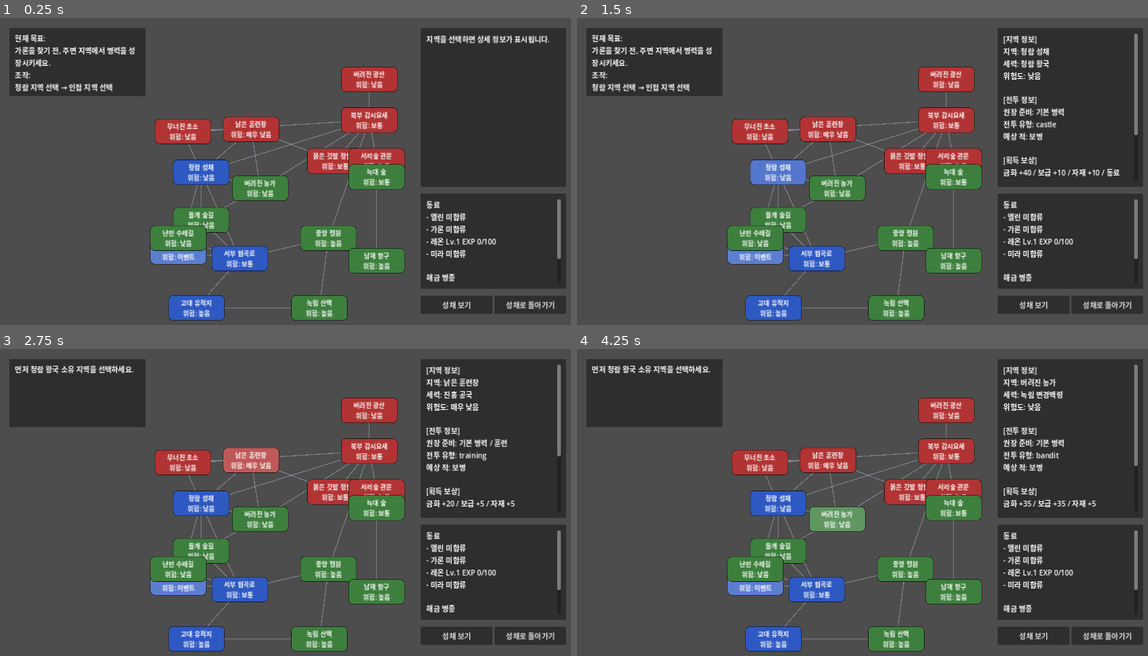
Above: before the commit, frames 1-4 (two rows, left to right).
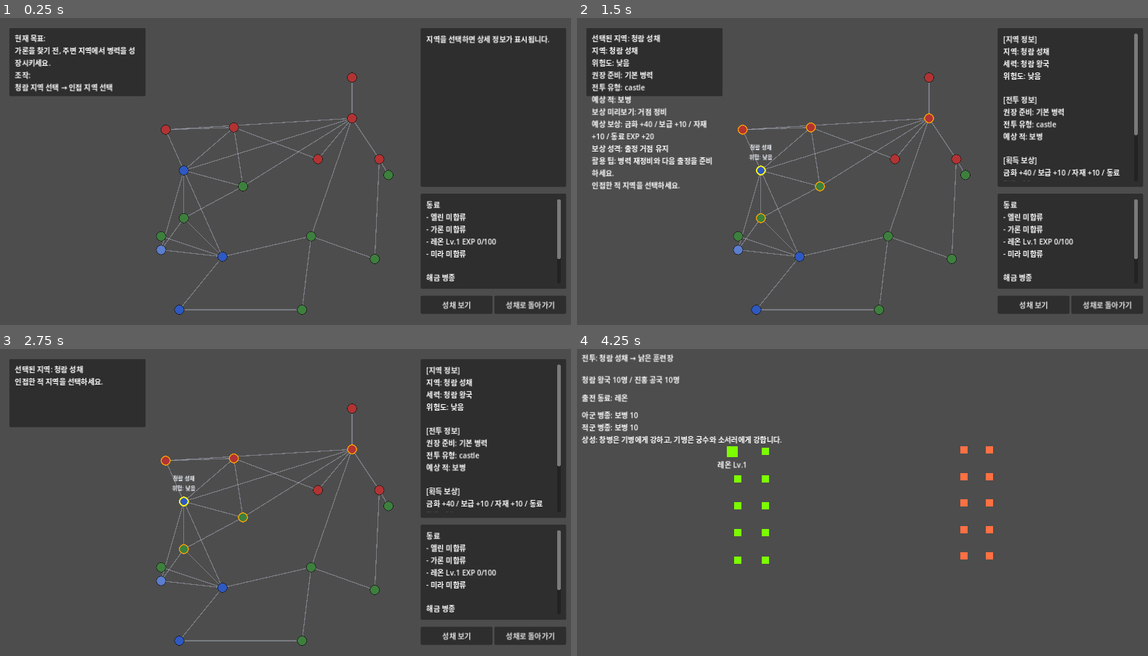
Above: after the commit, the same moments.

Repository: yogitobi31/season-of-warlords
Game: Godot game, scene res://scenes/WorldMap.tscn
Two runs of this game, one before a commit and one after it. Both use one fixed random seed, a clock stepped at 60 frames per second and the inputs below. This scene is started directly instead of the project's main scene.
Inputs (mouse positions are in pixels of both pictures, inside the frame that each line leads up to):
- Up to frame 1 (0.25 s): no input
- Up to frame 2 (1.5 s): click (776, 171) at 0.5 s, where only the run before the commit has a clickable "청람 성채 위험: 낮음"; click (759, 171) at 1.25 s, where only the run after the commit has a clickable "★"
- Up to frame 3 (2.75 s): click (251, 459) at 2 s, where only the run before the commit has a clickable "낡은 훈련장 위험: 매우 낮음"
- Up to frame 4 (4.25 s): click (811, 459) at 2.75 s, where only the run after the commit has a clickable "★"; click (839, 517) at 3.5 s, where only the run before the commit has a clickable "버려진 농가 위험: 낮음"

The runs differ from the first frame. In frame 1, 13% of the frame differs, in the area x 26-71%, y 15-99%; in frame 2, 16%; in frame 3, 14%; in frame 4, 41%, in the area x 0-100%, y 1-99%.

Commit message:
Refactor world map region nodes into compact markers

Diff:
--- a/scripts/RegionNode.gd
+++ b/scripts/RegionNode.gd
@@ -2,29 +2,74 @@
 class_name RegionNode
 
 signal region_clicked(region_id: String)
+signal region_hovered(region_id: String, active: bool)
 
 @export var region_id: String = ""
 @export var region_name: String = ""
 @export var owner_faction: int = 0
 @export var adjacent_regions: Array = []
 
-const REGION_SIZE := Vector2(124, 56)
+const CLICK_SIZE: Vector2 = Vector2(48, 48)
+const MARKER_SIZE: Vector2 = Vector2(22, 22)
+const LABEL_OFFSET_Y: float = -38.0
 
 var is_selected: bool = false
 var is_attackable: bool = false
 var is_rumor_target: bool = false
 var danger_text: String = ""
+var is_hovered: bool = false
+
+var marker_panel: Panel
+var name_label: Label
+var rumor_label: Label
 
 func _ready() -> void:
-	# MVP 단계에서는 Area2D보다 Button이 클릭 동작을 확인하기 훨씬 쉽습니다.
-	# Godot 4.6에서 pressed 신호를 사용해 확실하게 클릭 이벤트를 받습니다.
-	custom_minimum_size = REGION_SIZE
-	size = REGION_SIZE
+	custom_minimum_size = CLICK_SIZE
+	size = CLICK_SIZE
 	focus_mode = Control.FOCUS_NONE
 	mouse_filter = Control.MOUSE_FILTER_STOP
+	flat = true
+	text = ""
+	clip_text = false
 	if not pressed.is_connected(_on_pressed):
 		pressed.connect(_on_pressed)
+	if not mouse_entered.is_connected(_on_mouse_entered):
+		mouse_entered.connect(_on_mouse_entered)
+	if not mouse_exited.is_connected(_on_mouse_exited):
+		mouse_exited.connect(_on_mouse_exited)
+	_setup_children()
 	update_visual()
+
+func _setup_children() -> void:
+	if marker_panel == null:
+		marker_panel = Panel.new()
+		marker_panel.mouse_filter = Control.MOUSE_FILTER_IGNORE
+		marker_panel.position = (CLICK_SIZE - MARKER_SIZE) * 0.5
+		marker_panel.size = MARKER_SIZE
+		add_child(marker_panel)
+
+	if rumor_label == null:
+		rumor_label = Label.new()
+		rumor_label.mouse_filter = Control.MOUSE_FILTER_IGNORE
+		rumor_label.text = "★"
+		rumor_label.add_theme_color_override("font_color", Color(1.0, 0.92, 0.25))
+		rumor_label.add_theme_font_size_override("font_size", 14)
+		rumor_label.position = Vector2(CLICK_SIZE.x - 14.0, 1.0)
+		rumor_label.visible = false
+		add_child(rumor_label)
+
+	if name_label == null:
+		name_label = Label.new()
+		name_label.mouse_filter = Control.MOUSE_FILTER_IGNORE
+		name_label.horizontal_alignment = HORIZONTAL_ALIGNMENT_CENTER
+		name_label.autowrap_mode = TextServer.AUTOWRAP_OFF
+		name_label.size = Vector2(170, 34)
+		name_label.position = Vector2((CLICK_SIZE.x - name_label.size.x) * 0.5, LABEL_OFFSET_Y)
+		name_label.visible = false
+		name_label.add_theme_font_size_override("font_size", 12)
+		name_label.add_theme_color_override("font_color", Color(0.95, 0.97, 1.0))
+		name_label.add_theme_constant_override("line_spacing", 1)
+		add_child(name_label)
 
 func setup(id: String, display_name: String, faction_id: int, neighbors: Array) -> void:
 	region_id = id
@@ -55,39 +100,14 @@
 	update_visual()
 
 func update_visual() -> void:
-	custom_minimum_size = REGION_SIZE
-	size = REGION_SIZE
+	custom_minimum_size = CLICK_SIZE
+	size = CLICK_SIZE
+	text = ""
 
-	var status_line: String = ""
-	if is_rumor_target:
-		status_line = "★소문"
-	elif danger_text != "":
-		status_line = "위험: %s" % danger_text
-	else:
-		status_line = ""
-
-	text = region_name
-	if status_line != "":
-		text += "\n%s" % status_line
+	if marker_panel == null or name_label == null or rumor_label == null:
+		return
 
 	var base_color: Color = Color.DIM_GRAY
-	if typeof(GameState) != TYPE_NIL:
-		base_color = GameState.FACTION_COLORS.get(owner_faction, Color.DIM_GRAY)
-
-	var border_color: Color = Color(0.08, 0.08, 0.08)
-	var border_width: int = 1
-	if is_selected:
-		border_color = Color(1.0, 0.95, 0.1)
-		border_width = 3
-	elif is_attackable:
-		border_color = Color(1.0, 0.65, 0.0)
-		border_width = 3
-
-	if is_rumor_target:
-		border_color = Color(1.0, 0.9, 0.2)
-		if border_width < 3:
-			border_width = 3
-
 	if owner_faction == GameState.PLAYER_FACTION:
 		base_color = Color(0.18, 0.35, 0.76)
 	elif owner_faction == GameState.CRIMSON_DUCHY_FACTION:
@@ -98,30 +118,55 @@
 	if danger_text == "이벤트":
 		base_color = base_color.lightened(0.22)
 
-	var normal_style: StyleBoxFlat = StyleBoxFlat.new()
-	normal_style.bg_color = base_color
-	normal_style.border_color = border_color
-	normal_style.set_border_width_all(border_width)
-	normal_style.set_corner_radius_all(10)
+	var border_color: Color = Color(0.08, 0.08, 0.08)
+	var border_width: int = 1
+	if is_attackable:
+		border_color = Color(1.0, 0.65, 0.0)
+		border_width = 2
+	if is_selected:
+		border_color = Color(1.0, 0.95, 0.1)
+		border_width = 3
+	if is_rumor_target:
+		border_color = Color(1.0, 0.9, 0.2)
+		if border_width < 3:
+			border_width = 3
 
-	var hover_style: StyleBoxFlat = normal_style.duplicate() as StyleBoxFlat
-	hover_style.bg_color = base_color.lightened(0.18)
+	var marker_style: StyleBoxFlat = StyleBoxFlat.new()
+	marker_style.bg_color = base_color
+	marker_style.border_color = border_color
+	marker_style.set_border_width_all(border_width)
+	marker_style.set_corner_radius_all(11)
+	marker_panel.add_theme_stylebox_override("panel", marker_style)
 
-	var pressed_style: StyleBoxFlat = normal_style.duplicate() as StyleBoxFlat
-	pressed_style.bg_color = base_color.darkened(0.18)
+	var hover_style: StyleBoxFlat = StyleBoxFlat.new()
+	hover_style.bg_color = Color(0, 0, 0, 0)
+	hover_style.border_color = Color(1.0, 1.0, 1.0, 0.32)
+	hover_style.set_border_width_all(1)
+	hover_style.set_corner_radius_all(8)
+	add_theme_stylebox_override("hover", hover_style)
+	add_theme_stylebox_override("normal", StyleBoxEmpty.new())
+	add_theme_stylebox_override("pressed", StyleBoxEmpty.new())
+	add_theme_stylebox_override("focus", StyleBoxEmpty.new())
 
-	add_theme_stylebox_override("normal", normal_style)
-	add_theme_stylebox_override("hover", hover_style)
-	add_theme_stylebox_override("pressed", pressed_style)
-	add_theme_stylebox_override("focus", normal_style)
-	add_theme_color_override("font_color", Color.WHITE)
-	add_theme_color_override("font_hover_color", Color.WHITE)
-	add_theme_color_override("font_pressed_color", Color.WHITE)
-	add_theme_color_override("font_focus_color", Color.WHITE)
-	add_theme_font_size_override("font_size", 14)
-	add_theme_constant_override("line_spacing", 2)
-	text_overrun_behavior = TextServer.OVERRUN_NO_TRIMMING
+	rumor_label.visible = is_rumor_target
+	name_label.visible = is_hovered or is_selected or is_rumor_target
+	if name_label.visible:
+		var label_text: String = region_name
+		if danger_text != "":
+			label_text += "\n위험: %s" % danger_text
+		name_label.text = label_text
+
+	# 향후 줌 단계가 추가되면 여기에서 라벨 표시 조건을 확대/축소 비율 기반으로 분기합니다.
 
 func _on_pressed() -> void:
-	print("Region clicked: ", region_id, " / ", region_name)
 	emit_signal("region_clicked", region_id)
+
+func _on_mouse_entered() -> void:
+	is_hovered = true
+	update_visual()
+	emit_signal("region_hovered", region_id, true)
+
+func _on_mouse_exited() -> void:
+	is_hovered = false
+	update_visual()
+	emit_signal("region_hovered", region_id, false)
--- a/scripts/WorldMap.gd
+++ b/scripts/WorldMap.gd
@@ -8,7 +8,7 @@
 const COMPANION_PANEL_SIZE: Vector2 = Vector2(320, 210)
 const MAP_AREA_POS: Vector2 = Vector2(340, 120)
 const MAP_AREA_SIZE: Vector2 = Vector2(560, 560)
-const REGION_SIZE: Vector2 = Vector2(124, 56)
+const REGION_SIZE: Vector2 = RegionNode.CLICK_SIZE
 
 var region_nodes: Dictionary = {}
 var info_label: Label
@@ -159,6 +159,7 @@
 		node.setup(region_id, data["name"], GameState.get_region_owner(region_id), data["adjacent"])
 		node.set_region_meta(str(data.get("danger", "보통")), false)
 		node.region_clicked.connect(_on_region_clicked)
+		node.region_hovered.connect(_on_region_hovered)
 		add_child(node)
 		region_nodes[region_id] = node
 
@@ -321,6 +322,22 @@
 	refresh_companions_panel()
 	refresh_fortress_panel()
 	refresh_story_event_panel()
+
+
+func _on_region_hovered(region_id: String, active: bool) -> void:
+	if active:
+		var region_data: Dictionary = GameState.regions.get(region_id, {})
+		info_label.text = "%s / 위험도: %s / 클릭하면 상세 정보 표시" % [
+			GameState.get_region_name(region_id),
+			str(region_data.get("danger", "보통"))
+		]
+		return
+	if GameState.selected_region_id == "":
+		show_default_message()
+	else:
+		var selected_id: String = GameState.selected_region_id
+		refresh_region_detail_panel(selected_id)
+		info_label.text = "선택된 지역: %s\n인접한 적 지역을 선택하세요." % GameState.get_region_name(selected_id)
 
 func _on_region_clicked(region_id: String) -> void:
 	refresh_region_detail_panel(region_id)
Not shown, changed: docs/ui_style_guide.md
